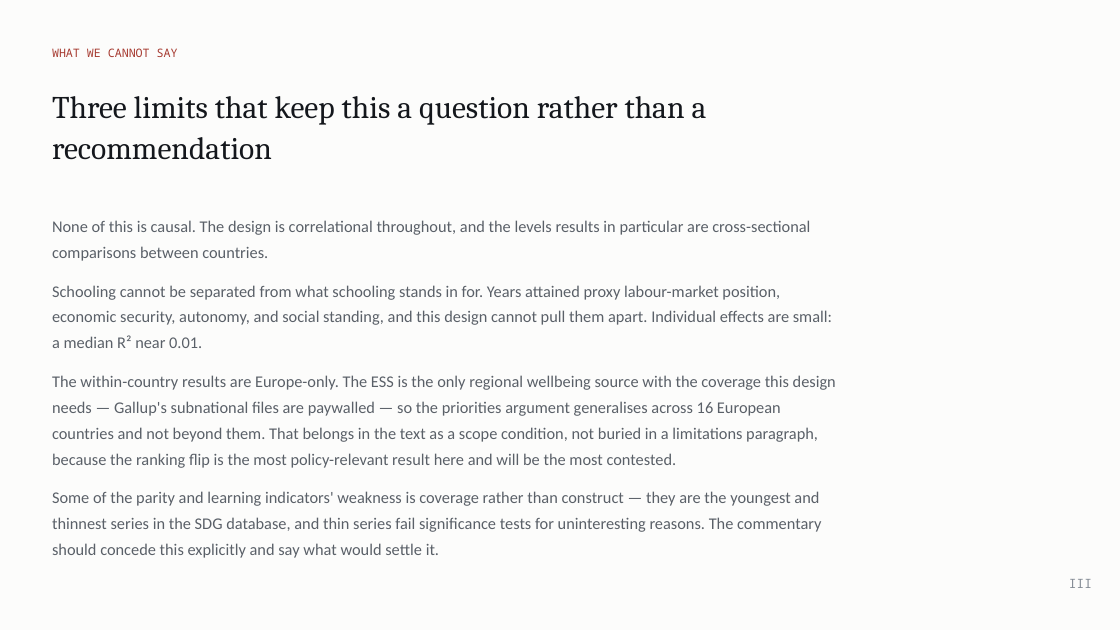
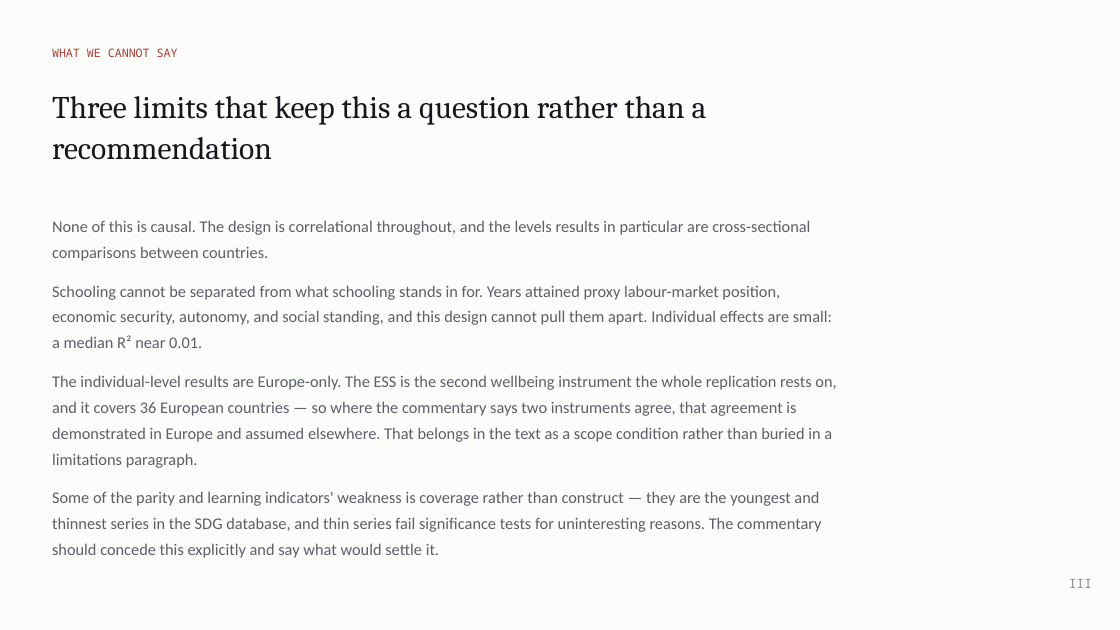
Before and after one commit to cwejnert/HDI-Happiness, a slide deck: slide 30 of deck/Measured_Where_It_Varies.pptx (slide 34 before the commit). Drawn at 1120x630 pixels with LibreOffice and Linux fonts; fonts in the diff are those of the drawing. Boxes give left, top, right and bottom in pixels: in the first picture for what was removed or moved away, otherwise in the second. Text is boxed around its words. In the diff, an @@ line names an element or a change of style, - is before the commit and + after.

```diff
--- a/deck/Measured_Where_It_Varies.pptx
+++ b/deck/Measured_Where_It_Varies.pptx
@@ text at (52,375,836,468): text changed @@
-The within-country results are Europe-only. The ESS is the only regional wellbeing source with the coverage this design needs — Gallup's subnational files are paywalled — so the priorities argument generalises across 16 European countries and not beyond them. That belongs in the text as a scope condition, not buried in a limitations paragraph, because the ranking flip is the most policy-relevant result here and will be the most contested.
+The individual-level results are Europe-only. The ESS is the second wellbeing instrument the whole replication rests on, and it covers 36 European countries — so where the commentary says two instruments agree, that agreement is demonstrated in Europe and assumed elsewhere. That belongs in the text as a scope condition rather than buried in a limitations paragraph.
```
Also in this commit, not shown: 13 other slides changed, 10 slides removed, 21 other files.
